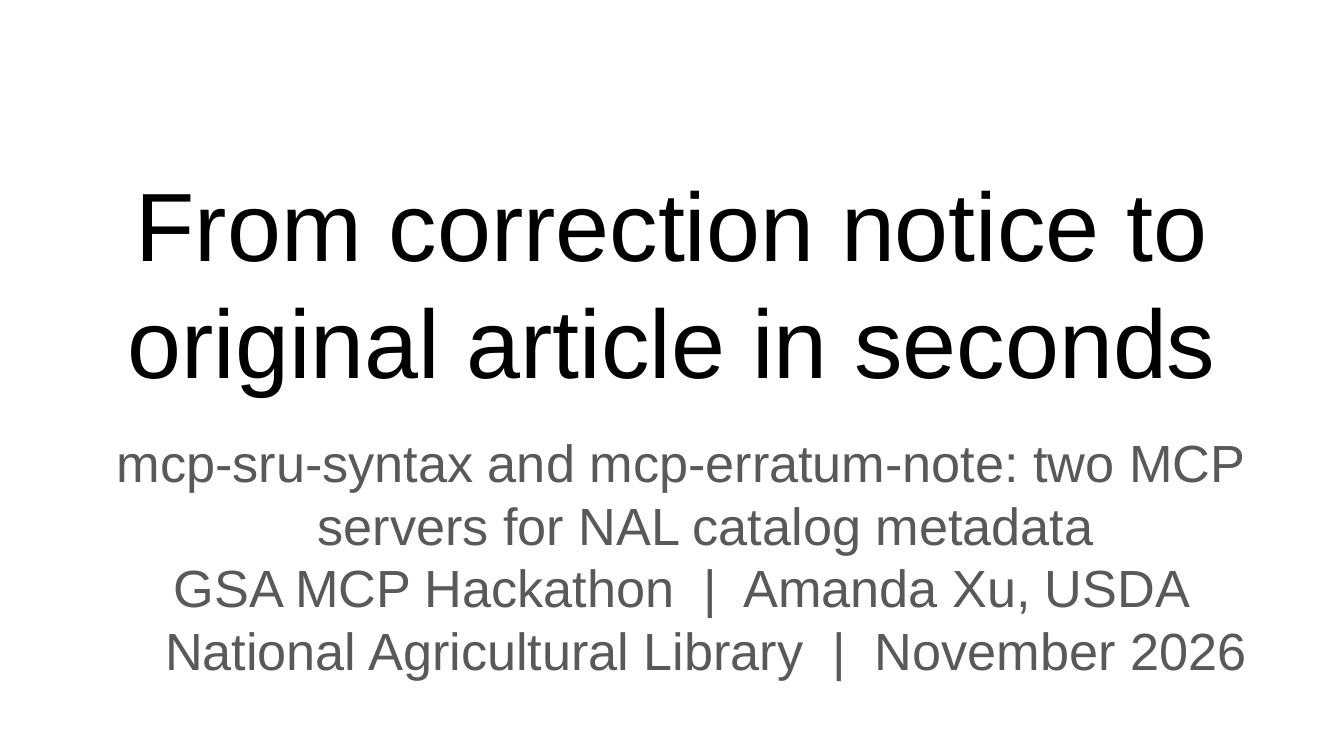
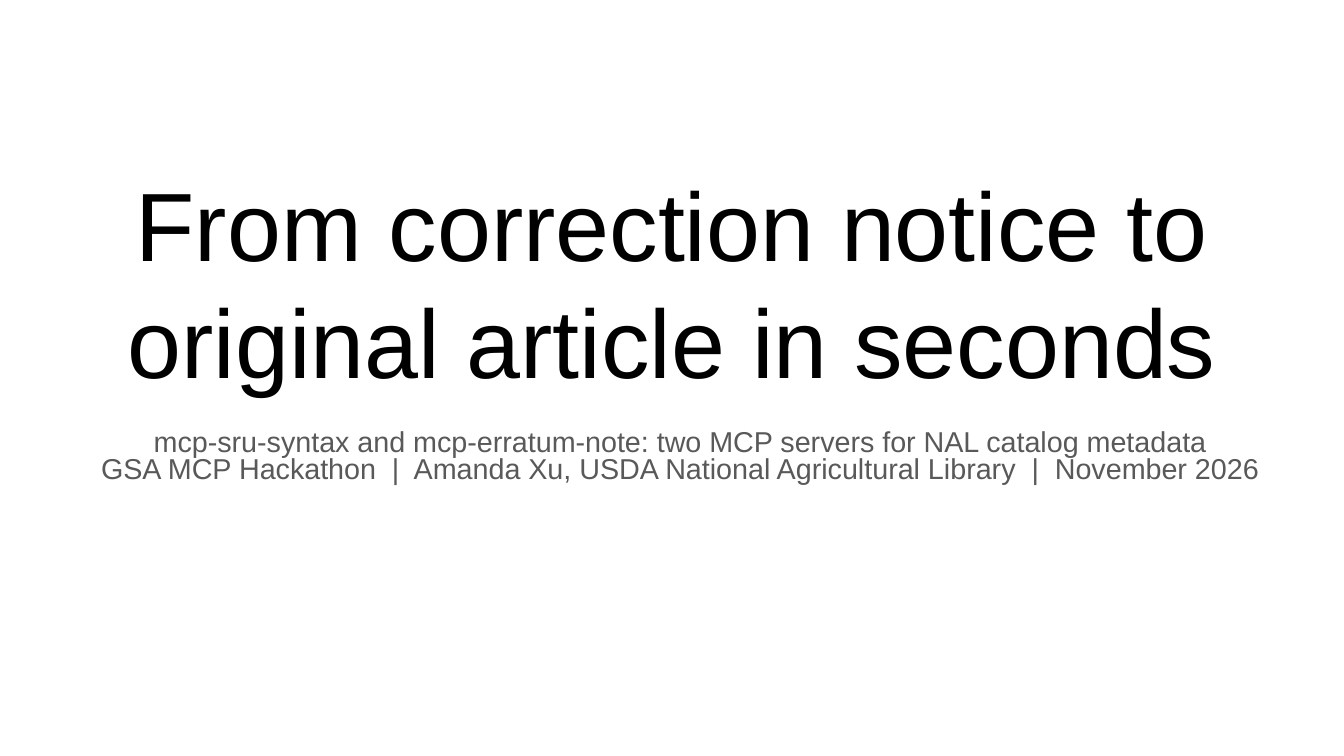
Before and after one commit to AmandaZXu-USDA/NAL, a slide deck: slide 1 of submission/GSA-MCP-Hackathon-NAL-mcp-sru-syntax-and-erratum-note.pptx. Drawn at 1344x756 pixels with LibreOffice and Linux fonts; fonts in the diff are those of the drawing. Boxes give left, top, right and bottom in pixels: in the first picture for what was removed or moved away, otherwise in the second. Text is boxed around its words. In the diff, an @@ line names an element or a change of style, - is before the commit and + after.

```diff
--- a/submission/GSA-MCP-Hackathon-NAL-mcp-sru-syntax-and-erratum-note.pptx
+++ b/submission/GSA-MCP-Hackathon-NAL-mcp-sru-syntax-and-erratum-note.pptx
@@ subtitle "mcp-sru-syntax and mcp-erratum-note: two MCP ..." at (101,431,1259,485): size 28 to 15.4 pt; line spacing 1 to 0.8 @@
```
Also in this commit, not shown: 6 other slides changed.
